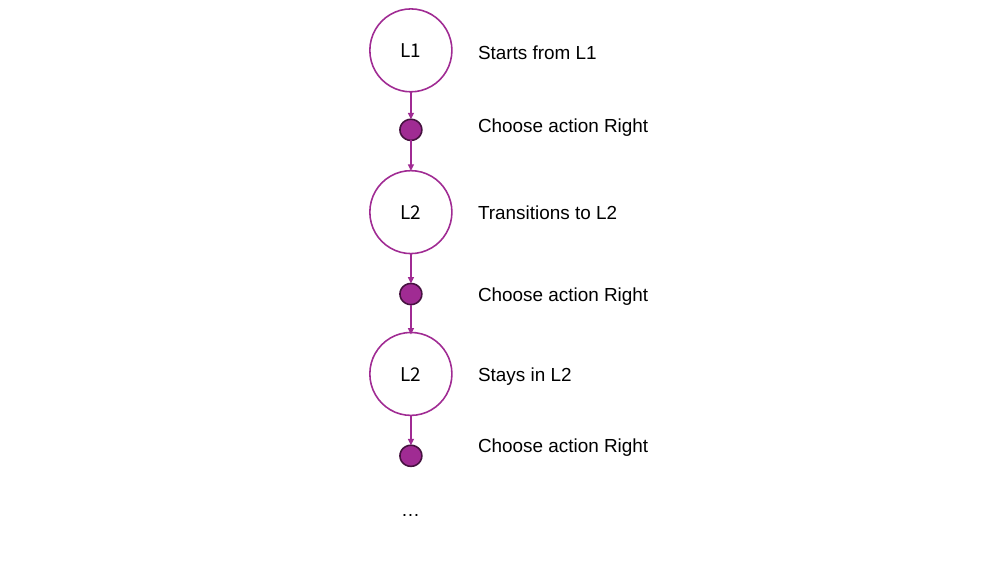
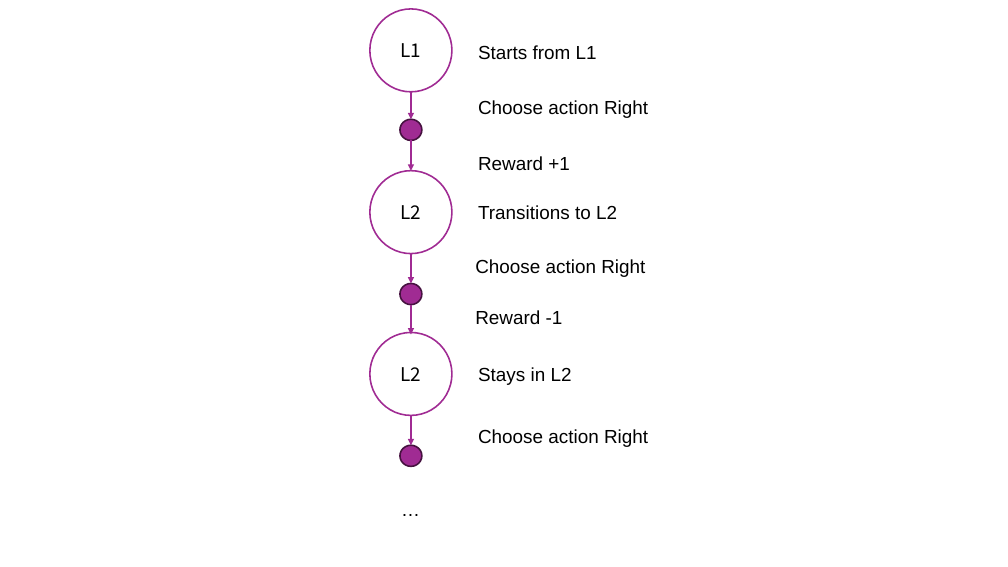
Before and after one commit to samrullo/reinforcement_learning, a slide deck: slide 4 of docs/rl_slides.pptx. Drawn at 1008x567 pixels with LibreOffice and Linux fonts; fonts in the diff are those of the drawing. Boxes give left, top, right and bottom in pixels: in the first picture for what was removed or moved away, otherwise in the second. Text is boxed around its words. In the diff, an @@ line names an element or a change of style, - is before the commit and + after.

```diff
--- a/docs/rl_slides.pptx
+++ b/docs/rl_slides.pptx
@@ text "Choose action Right": place and size @@
-text "Choose action Right" at [478, 118, 648, 136]
+text "Choose action Right" at [478, 100, 648, 118]
@@ text added at [478, 156, 570, 171], 18 pt, text #000000 @@
+Reward +1
@@ text "Choose action Right": place and size @@
-text "Choose action Right" at [478, 287, 648, 305]
+text "Choose action Right" at [475, 259, 645, 277]
@@ text added at [475, 310, 563, 324], 18 pt, text #000000 @@
+Reward -1
@@ text "Choose action Right": place and size @@
-text "Choose action Right" at [478, 438, 648, 456]
+text "Choose action Right" at [478, 429, 648, 447]
```
Also in this commit, not shown: 3 other files.
